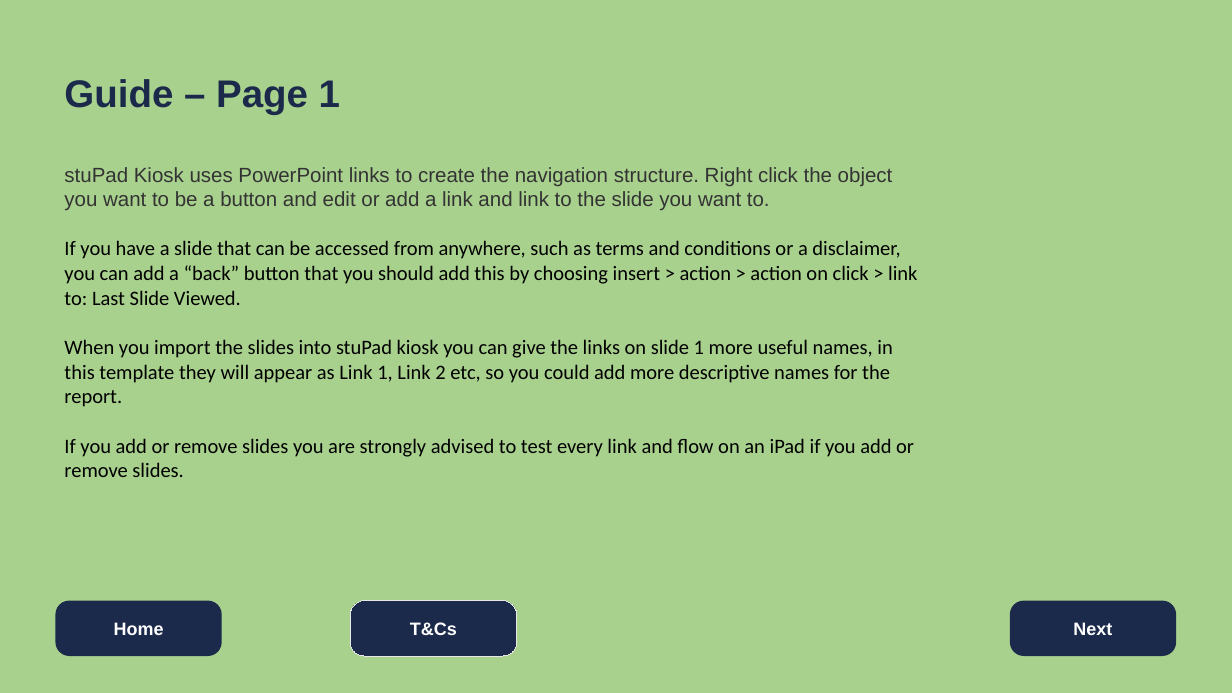
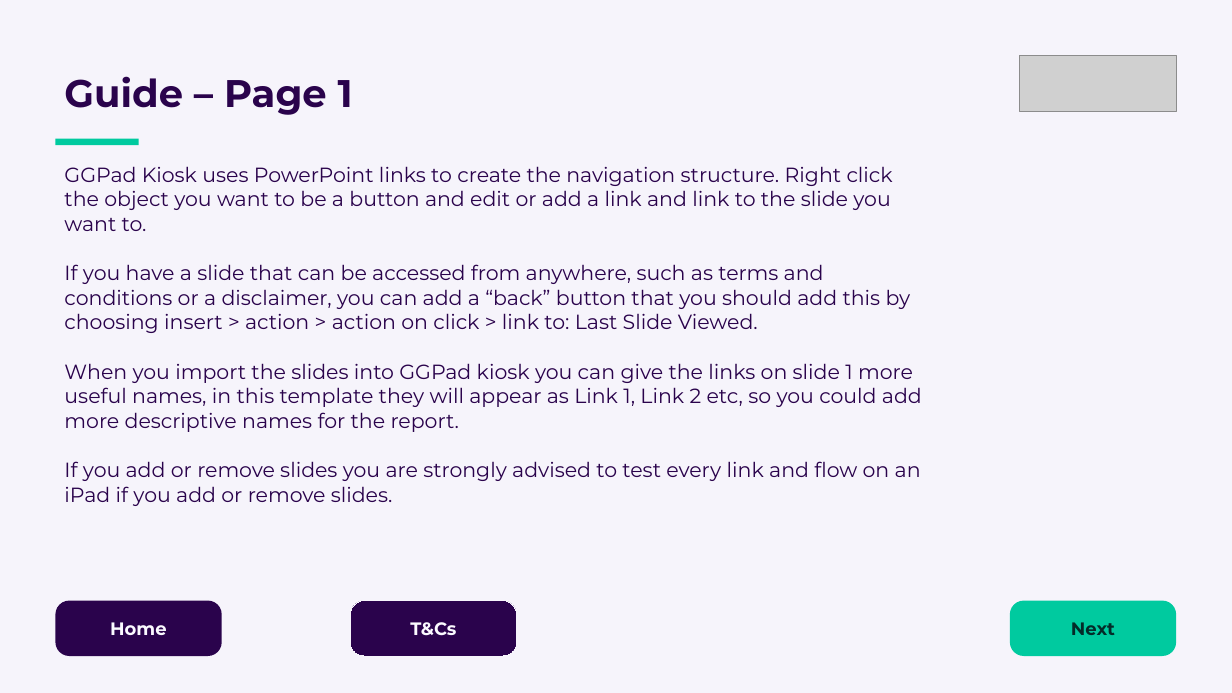
Before and after one commit to grahamlehr/stuPad, a slide deck: slide 2 of public/template.pptx. Drawn at 1232x693 pixels with LibreOffice and Linux fonts; fonts in the diff are those of the drawing; grey boxes stand for pictures. Boxes give left, top, right and bottom in pixels: in the first picture for what was removed or moved away, otherwise in the second. Text is boxed around its words. In the diff, an @@ line names an element or a change of style, - is before the commit and + after.

```diff
--- a/public/template.pptx
+++ b/public/template.pptx
@@ background #A9D18E to #F6F4FB @@
@@ text "Guide – Page 1" at <box>64,76,353,115</box>: font Arial to Montserrat, text colour #1B2A4A to #2A034C @@
@@ picture added at <box>1019,55,1177,112</box> @@
@@ rectangle added at <box>55,139,139,145</box>, fill #00CA9F @@
@@ text at <box>64,166,893,231</box>: text changed; font Arial to Montserrat; text colour #333333 to #2A034C @@
-stuPad Kiosk uses PowerPoint links to create the navigation structure. Right click the object you want to be a button and edit or add a link and link to the slide you want to.
+GGPad Kiosk uses PowerPoint links to create the navigation structure. Right click the object you want to be a button and edit or add a link and link to the slide you want to.
@@ text at <box>64,264,921,506</box>: font Calibri to Montserrat, text colour #000000 to #2A034C in "If you have a slide that can ...", "If you add or remove slides you ..." @@
@@ text at <box>64,363,922,432</box>: text changed; font Calibri to Montserrat; text colour #000000 to #2A034C @@
-When you import the slides into stuPad kiosk you can give the links on slide 1 more useful names, in this template they will appear as Link 1, Link 2 etc, so you could add more descriptive names for the report.
+When you import the slides into GGPad kiosk you can give the links on slide 1 more useful names, in this template they will appear as Link 1, Link 2 etc, so you could add more descriptive names for the report.
@@ rounded rectangle "Home" at <box>55,601,222,656</box>: font Arial to Montserrat, text colour #FFFFFF to #FBFAFF; fill #1B2A4A to #2A034C @@
@@ rounded rectangle "T&Cs" at <box>350,601,517,656</box>: font Arial to Montserrat, text colour #FFFFFF to #FBFAFF; fill #1B2A4A to #2A034C; outline #E7E6E6 0.75 pt to #F6F4FB 0.75 pt @@
@@ rounded rectangle "Next" at <box>1010,601,1177,656</box>: font Arial to Montserrat, text colour #FFFFFF to #042B29; fill #1B2A4A to #00CA9F @@
```
Also in this commit, not shown: 7 other slides changed, 6 other files.
